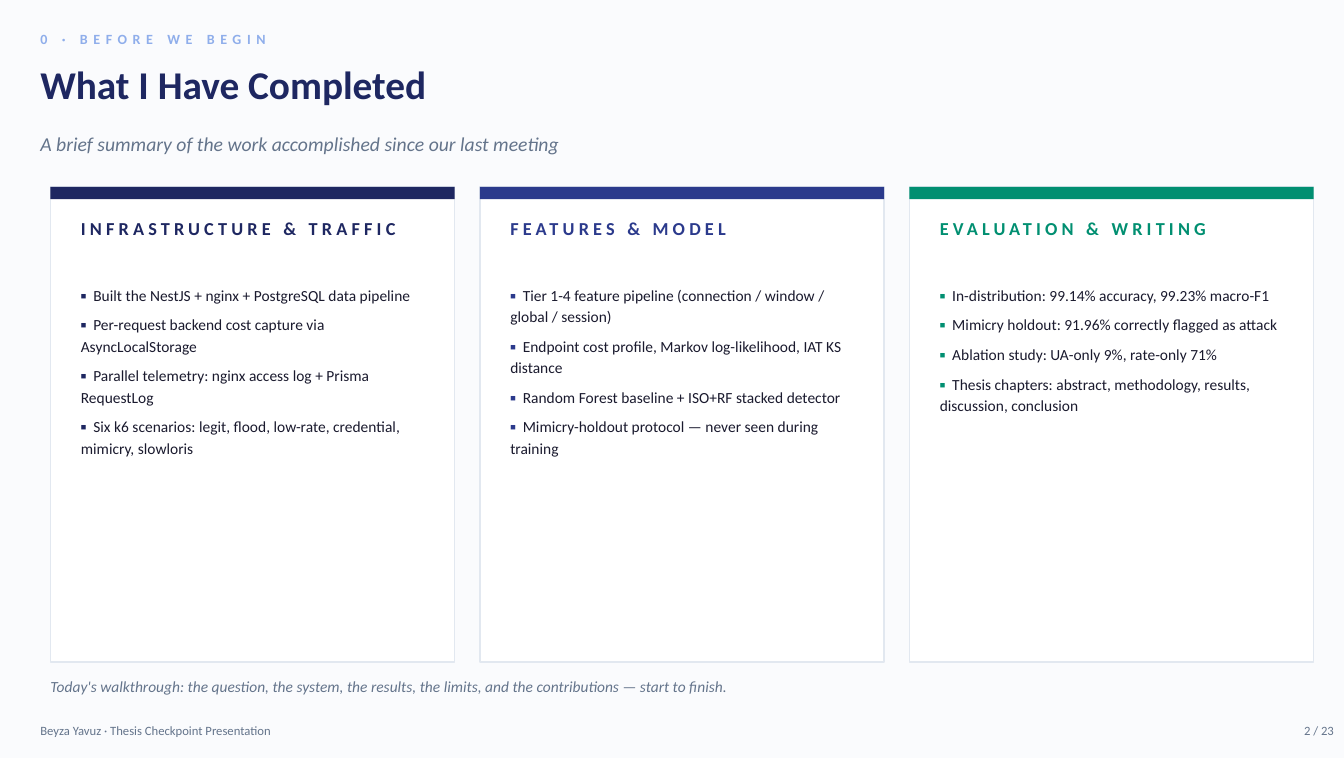
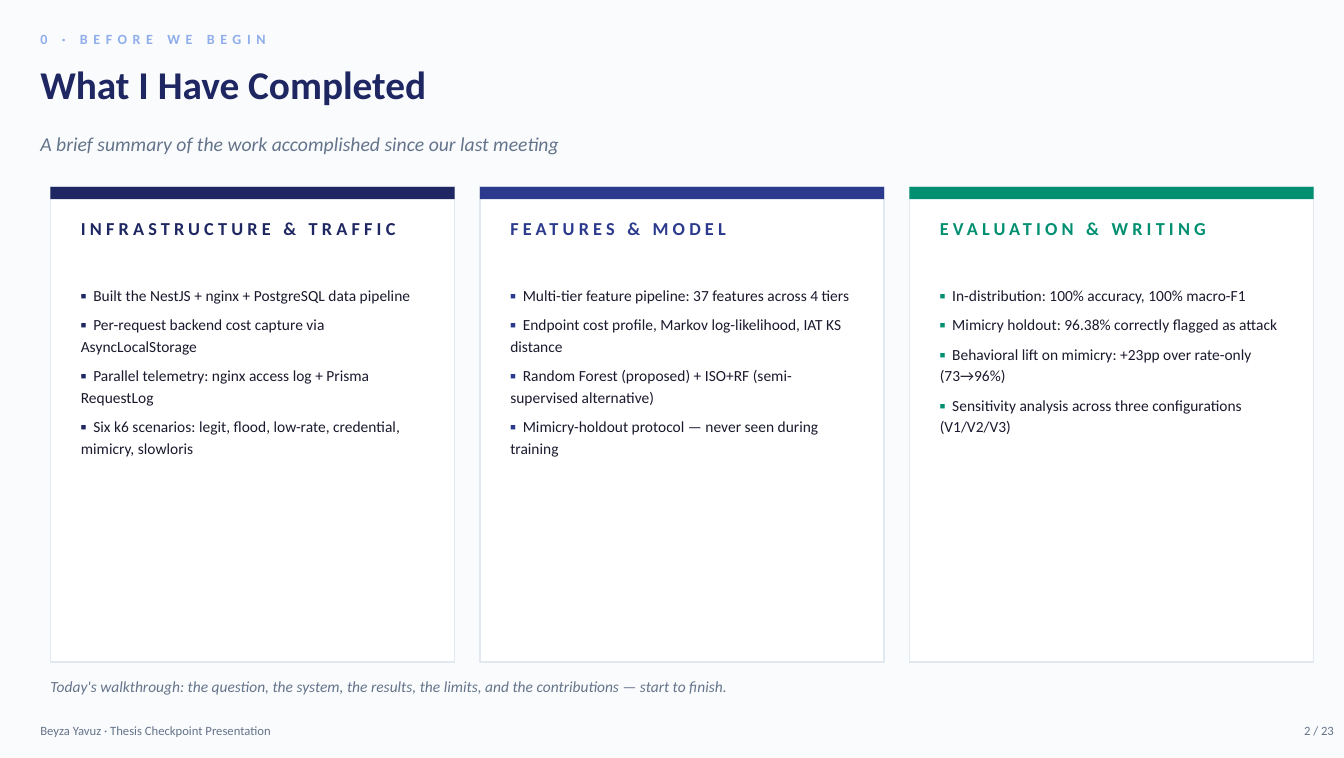
Before and after one commit to beyyzayyavuz/auth-nest-01, a slide deck: slide 2 of Thesis_Checkpoint_Presentation.pptx. Drawn at 1344x758 pixels with LibreOffice and Linux fonts; fonts in the diff are those of the drawing. Boxes give left, top, right and bottom in pixels: in the first picture for what was removed or moved away, otherwise in the second. Text is boxed around its words. In the diff, an @@ line names an element or a change of style, - is before the commit and + after.

```diff
--- a/Thesis_Checkpoint_Presentation.pptx
+++ b/Thesis_Checkpoint_Presentation.pptx
@@ text at (x1=523, y1=290, x2=849, y2=304): text changed @@
-▪ Tier 1-4 feature pipeline (connection / window / global / session)
+▪ Multi-tier feature pipeline: 37 features across 4 tiers
@@ text at (x1=940, y1=290, x2=1277, y2=434): text changed @@
-▪ In-distribution: 99.14% accuracy, 99.23% macro-F1
-▪ Mimicry holdout: 91.96% correctly flagged as attack
-▪ Ablation study: UA-only 9%, rate-only 71%
-▪ Thesis chapters: abstract, methodology, results, discussion, conclusion
+▪ In-distribution: 100% accuracy, 100% macro-F1
+▪ Mimicry holdout: 96.38% correctly flagged as attack
+▪ Behavioral lift on mimicry: +23pp over rate-only (73→96%)
+▪ Sensitivity analysis across three configurations (V1/V2/V3)
@@ text at (x1=510, y1=370, x2=792, y2=406): text changed @@
-▪ Random Forest baseline + ISO+RF stacked detector
+▪ Random Forest (proposed) + ISO+RF (semi-supervised alternative)
```
Also in this commit, not shown: 17 other slides changed, 1 other file.
